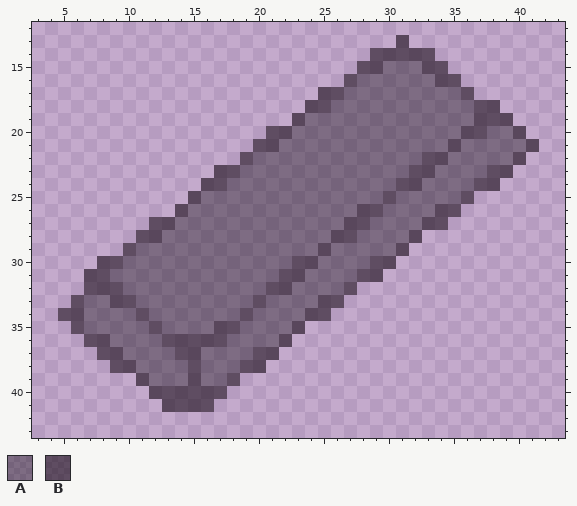
Pixel-art sprite -- sprite/ironingot.png. That is the earlier state.
The file is 50x50 pixels. Shown: x 3..43, y 12..43.
Palette (. is transparent): A #0300035d  B #0b00098b
Pixels before, first column x 5:
13 ..........................B..........
14 ........................BBBBB........
15 .......................BBAAABB.......
16 ......................BAAAAAABB......
17 ....................BBAAAAAAAAAB.....
18 ...................BBAAAAAAAAAAABB...
19 ..................BAAAAAAAAAAAAABBB..
20 ................BBAAAAAAAAAAAAABBAAB.
21 ...............BBAAAAAAAAAAAAABAAAAAB
22 ..............BAAAAAAAAAAAAABBAAAAAB.
23 ............BBAAAAAAAAAAAAABBAAAABB..
24 ...........BBAAAAAAAAAAAAABBAAAABB...
25 ..........BAAAAAAAAAAAAAABAAAAAB.....
26 .........BAAAAAAAAAAAAABBAAAABB......
27 .......BBAAAAAAAAAAAAABBAAAABB.......
28 ......BBAAAAAAAAAAAAABBAAAAB.........
29 .....BAAAAAAAAAAAAAABAAAAAB..........
30 ...BBAAAAAAAAAAAAABBAAAABB...........
31 ..BBAAAAAAAAAAAAABBAAAABB............
32 ..BBBAAAAAAAAAAABBAAAAB..............
33 .BAABBAAAAAAAAABAAAABB...............
34 BBAAAABAAAAAAABAAAABB................
35 .BAAAAABAAAABBAAAAB..................
36 ..BBAAAABBBBBAAAAB...................
37 ...BBAAAABBAAAABB....................
38 ....BBAAAABAAABB.....................
39 ......BAAABAAB.......................
40 .......BBBBBB........................
41 ........BBBB.........................
Now the later version:
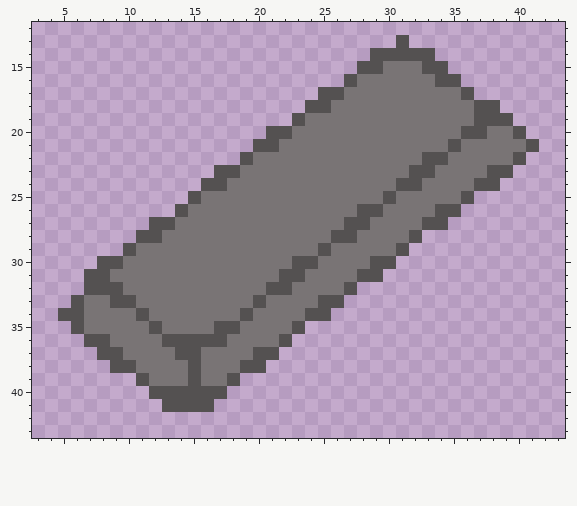
Diff:
colour A: #0300035d -> #797475
colour B: #0b00098b -> #545151
